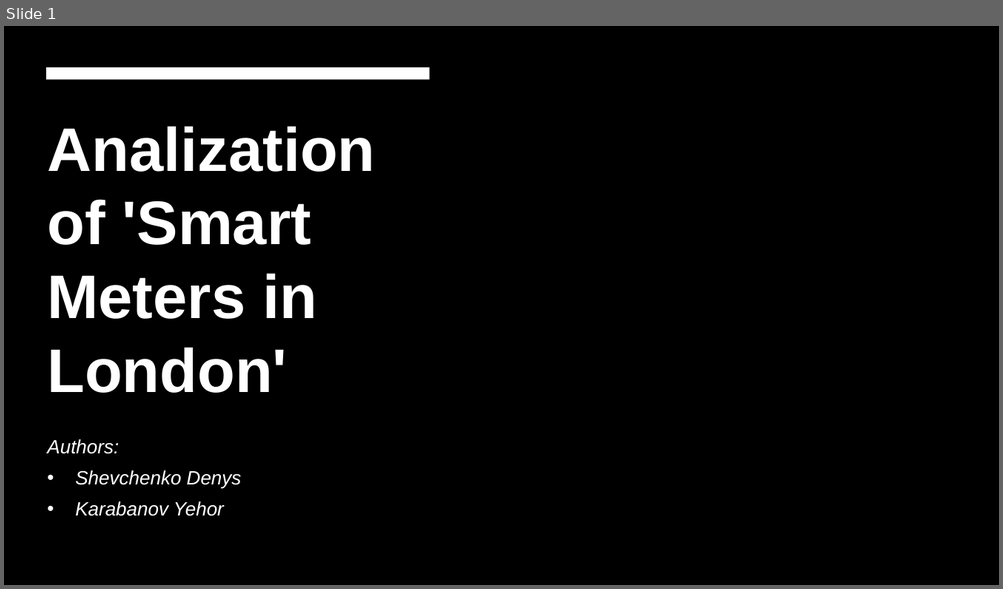
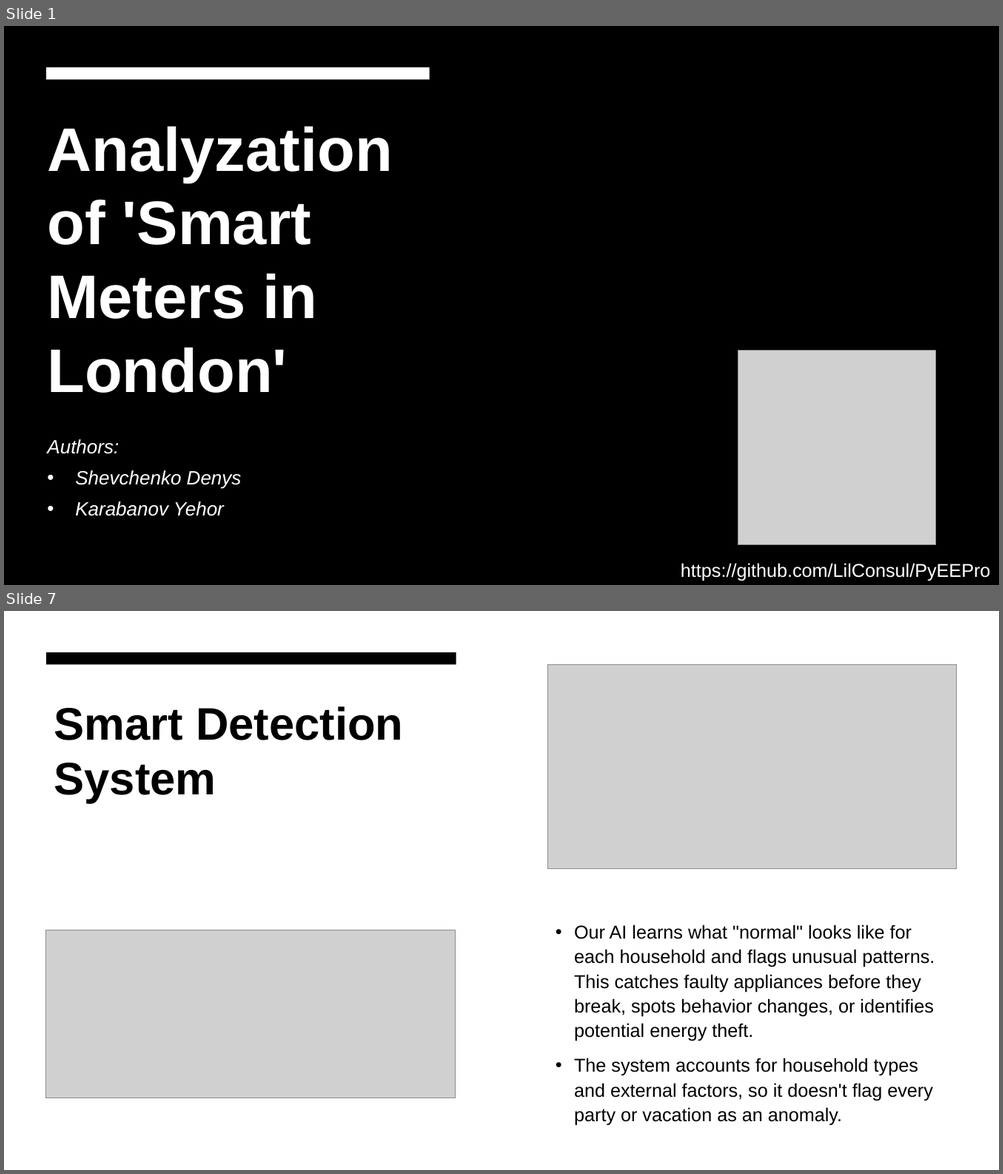
Before and after one commit to LilConsul/PyEEPro, a slide deck: docs/Analization of 'Smart Meters in London'.pptx. Shown one above the other, each under a label of ours: slide 1 before the commit, slides 1 and 7 after it; the slides between them are not shown. The pictures are 1003x589 and 1003x1174 pixels, drawn with LibreOffice and Linux fonts; fonts in the diff are those of the drawing; grey boxes stand for pictures; background and template pictures are left out. Boxes give left, top, right and bottom in pixels: in the first picture for what was removed or moved away, otherwise in the second. Text is boxed around its words. In the diff, an @@ line names an element or a change of style, - is before the commit and + after.

```diff
--- a/docs/Analization of 'Smart Meters in London'.pptx
+++ b/docs/Analization of 'Smart Meters in London'.pptx
@@ slide 7 added at [4,611,999,1170], background #FFFFFF @@
@@ rectangle added at [4,611,999,1170], fill #FFFFFF @@
@@ rectangle added at [46,652,456,665], fill #000000 @@
@@ picture added at [548,664,957,869] @@
@@ title added at [54,706,403,803], 44 pt, text #000000, bold @@
+Smart Detection System
@@ picture added at [45,931,455,1098] @@
@@ text added at [574,925,934,1126], 18 pt, text #000000 @@
+• Our AI learns what "normal" looks like for each household and flags unusual patterns. This catches faulty appliances before they break, spots behavior changes, or identifies potential energy theft.
+• The system accounts for household types and external factors, so it doesn't flag every party or vacation as an anomaly.
@@ slide 1 changed as well @@
@@ title at [47,126,392,393]: text changed @@
-Analization of 'Smart Meters in London'
+Analyzation of 'Smart Meters in London'
@@ picture added at [738,351,936,546] @@
@@ text added at [680,563,990,582], 18 pt, text #FFFFFF @@
+https://github.com/LilConsul/PyEEPro
```
Also in this commit, not shown: 8 other slides added, 7 slides removed.
